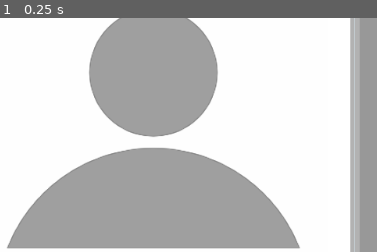
Above: before the commit, frame 1.
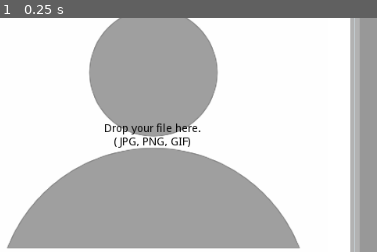
Above: after the commit, the same moment.

Repository: Daniel3dartist/Go.Token
Game: Godot game, scene res://Scenes/Main.tscn
Same seed, same stepped clock (60 frames per second), same inputs: the game is played once before the commit and once after it.
Inputs:
- Up to frame 1 (0.25 s): no input
The pictures show only the part of the screen within x 0-50%, y 25-75%; the shares and areas given below are measured in that part.

The runs differ from the first frame. In frame 1, 0.8% of the frame differs, in the area x 27-54%, y 44-56%.

Commit message:
Small UI update

Diff:
--- a/Scenes/Main.tscn
+++ b/Scenes/Main.tscn
@@ -124,15 +124,24 @@
 stretch_mode = 6
 
 [node name="CenterContainer" type="CenterContainer" parent="Panel/HBoxContainer/Panel"]
-margin_right = 40.0
-margin_bottom = 40.0
+anchor_left = 0.5
+anchor_top = 0.5
+anchor_right = 0.5
+anchor_bottom = 0.5
+margin_left = -62.0
+margin_top = -20.0
+margin_right = 62.0
+margin_bottom = 20.0
 
 [node name="Label" type="Label" parent="Panel/HBoxContainer/Panel/CenterContainer"]
 margin_top = 4.0
 margin_right = 124.0
 margin_bottom = 35.0
+custom_colors/font_color = Color( 0, 0, 0, 1 )
 text = "Drop your file here.
 ( JPG, PNG, GIF)"
+align = 1
+valign = 1
 
 [node name="VSeparator" type="VSeparator" parent="Panel/HBoxContainer"]
 margin_left = 510.0
--- a/Scripts/Main.gd
+++ b/Scripts/Main.gd
@@ -29,10 +29,14 @@
 
 func load_char_image(path):
 	var valid_image = load_external_tex(path)
+	var tex = Texture.new()
+	tex = valid_image
 #	char_image = valid_image
 
 #	$'ColorRect/SheetArea/Sheet_TabContainer/Background/HBoxContainer/CenterContainer/Label'.visible = false
-	TexRect.texture = valid_image
+	TexRect.texture = tex
+	TexRect.material = null
+	$Panel/HBoxContainer/Panel/CenterContainer/Label.visible = false
 #	TexRect.material.set_shader_param('tex_frg_7' , valid_image)
 #	TexRect.material.set_shader_param('alpha', 1.000)
 	Token.material.set_shader_param('tex_frg_2' , valid_image)
